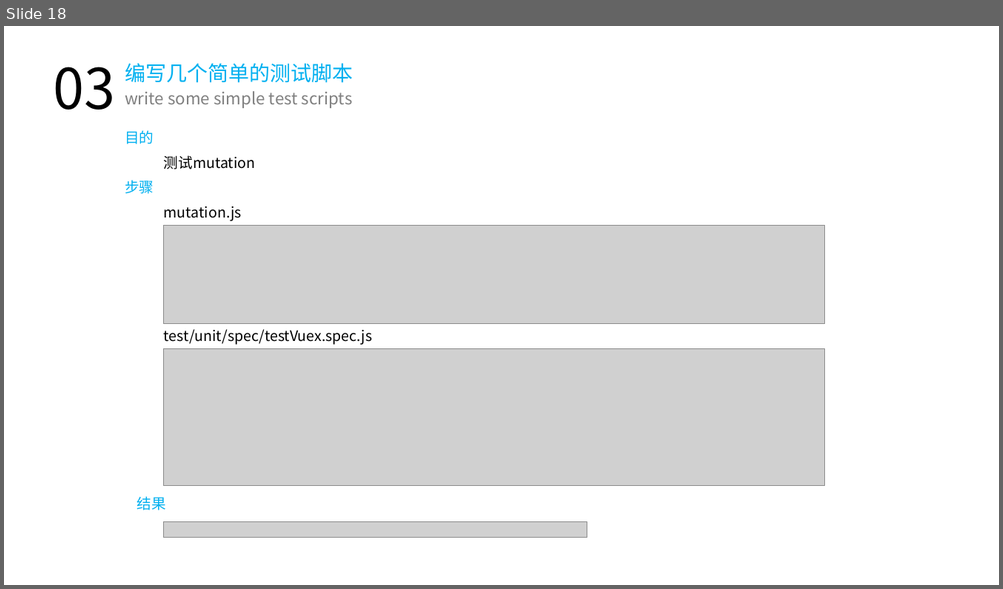
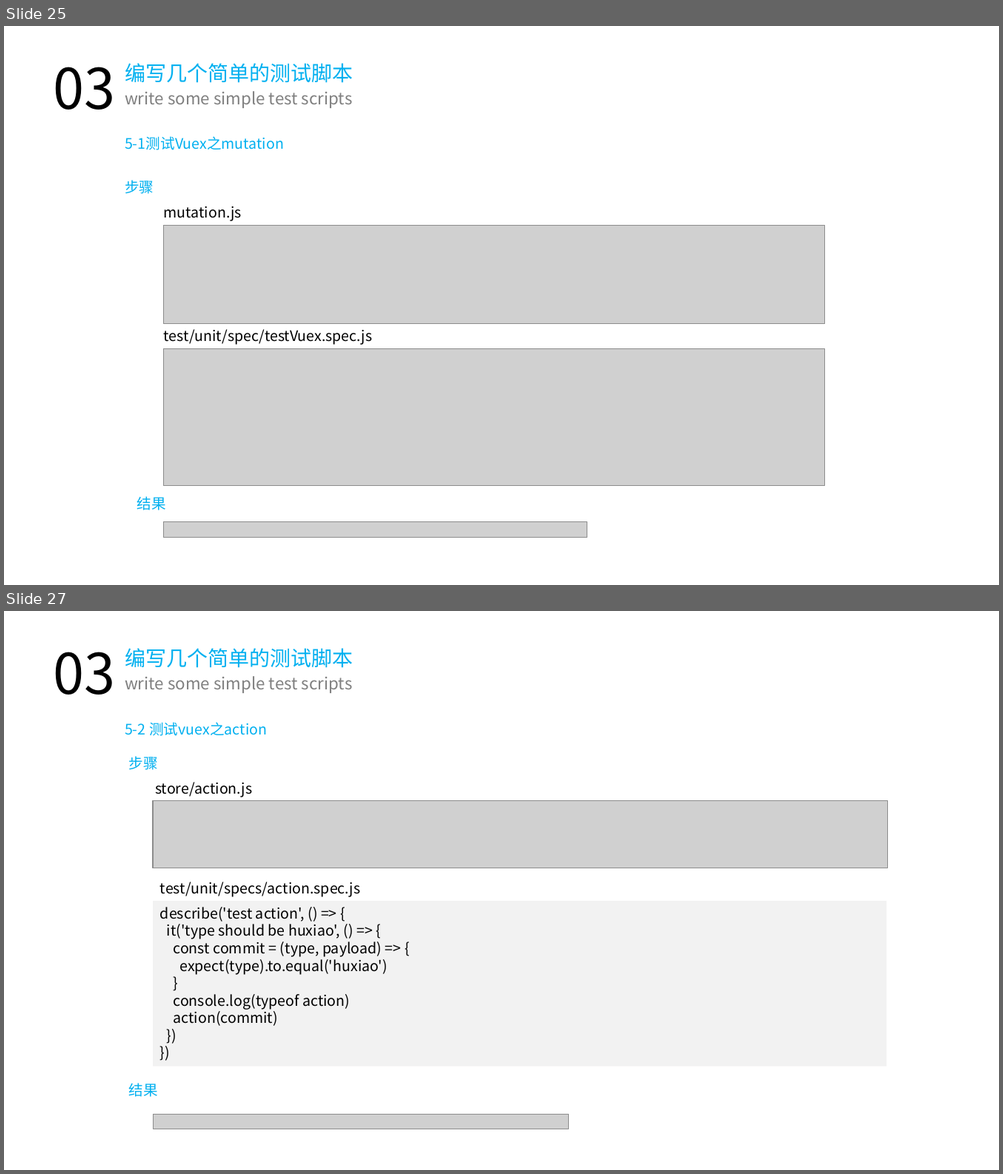
Before and after one commit to hux1ao/vue-unit-test, a slide deck: 单元测试.pptx. Shown one above the other, each under a label of ours: slide 18 before the commit, slides 25 and 27 after it; the slides between them are not shown. The pictures are 1003x589 and 1003x1174 pixels, drawn with LibreOffice and Linux fonts; fonts in the diff are those of the drawing; grey boxes stand for pictures. Boxes give left, top, right and bottom in pixels: in the first picture for what was removed or moved away, otherwise in the second. Text is boxed around its words. In the diff, an @@ line names an element or a change of style, - is before the commit and + after.

```diff
--- a/单元测试.pptx
+++ b/单元测试.pptx
@@ slide 27 added at [4, 611, 999, 1170], background #FFFFFF @@
@@ text added at [53, 652, 115, 695], 54 pt, text #000000 @@
+03
@@ text added at [125, 648, 353, 668], 20 pt, text #00B0F0 @@
+编写几个简单的测试脚本
@@ text added at [125, 676, 353, 693], 16 pt, text #808080 @@
+write some simple test scripts
@@ text added at [125, 722, 267, 736], 14 pt, text #00B0F0 @@
+5-2 测试vuex之action
@@ text added at [129, 756, 158, 770], 14 pt, text #00B0F0 @@
+步骤
@@ text added at [155, 782, 252, 797], 14 pt, text #000000 @@
+store/action.js
@@ picture added at [153, 801, 887, 869] @@
@@ text added at [160, 882, 361, 897], 14 pt, text #000000 @@
+test/unit/specs/action.spec.js
@@ rectangle added at [153, 901, 886, 1067], fill #E7E6E6 at 50% opacity, 14 pt, text #000000 @@
+describe('test action', () => {
+it('type should be huxiao', () => {
+const commit = (type, payload) => {
+expect(type).to.equal('huxiao')
+}
+console.log(typeof action)
+action(commit)
+})
+})
@@ text added at [129, 1083, 158, 1097], 14 pt, text #00B0F0 @@
+结果
@@ picture added at [153, 1115, 568, 1130] @@
@@ what was slide 18 is now slide 25 @@
@@ slide 25 changed as well @@
@@ text at [125, 136, 284, 150]: text changed; text colour #000000 to #00B0F0 @@
-测试mutation
+5-1测试Vuex之mutation
@@ text removed at [125, 130, 153, 144] @@
-目的
```
Also in this commit, not shown: 15 other slides changed, 12 other slides added, 1 slide removed, 10 other files.
